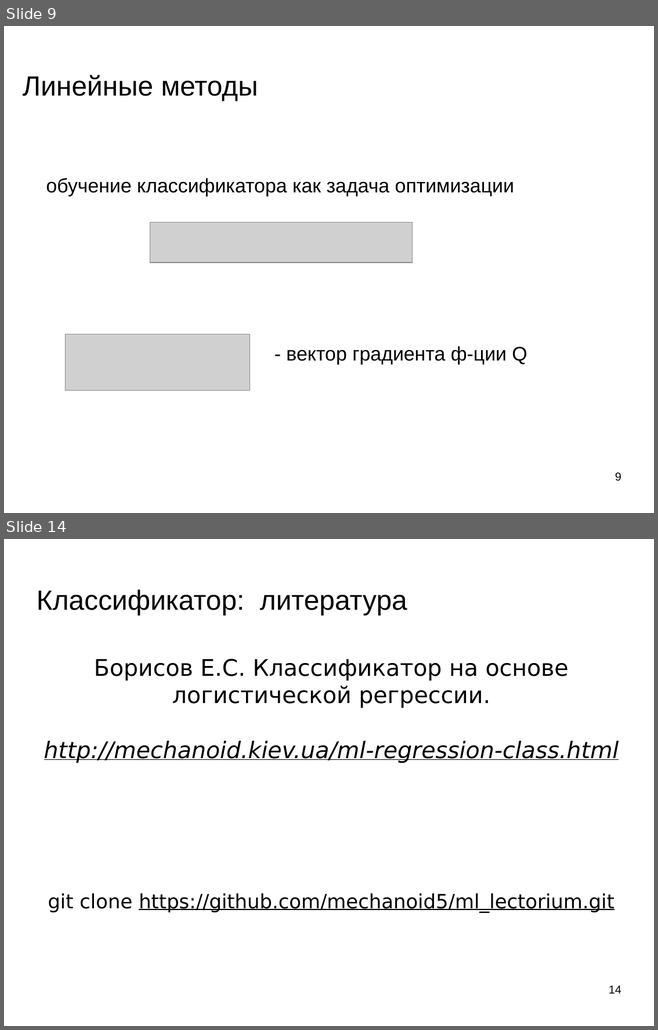
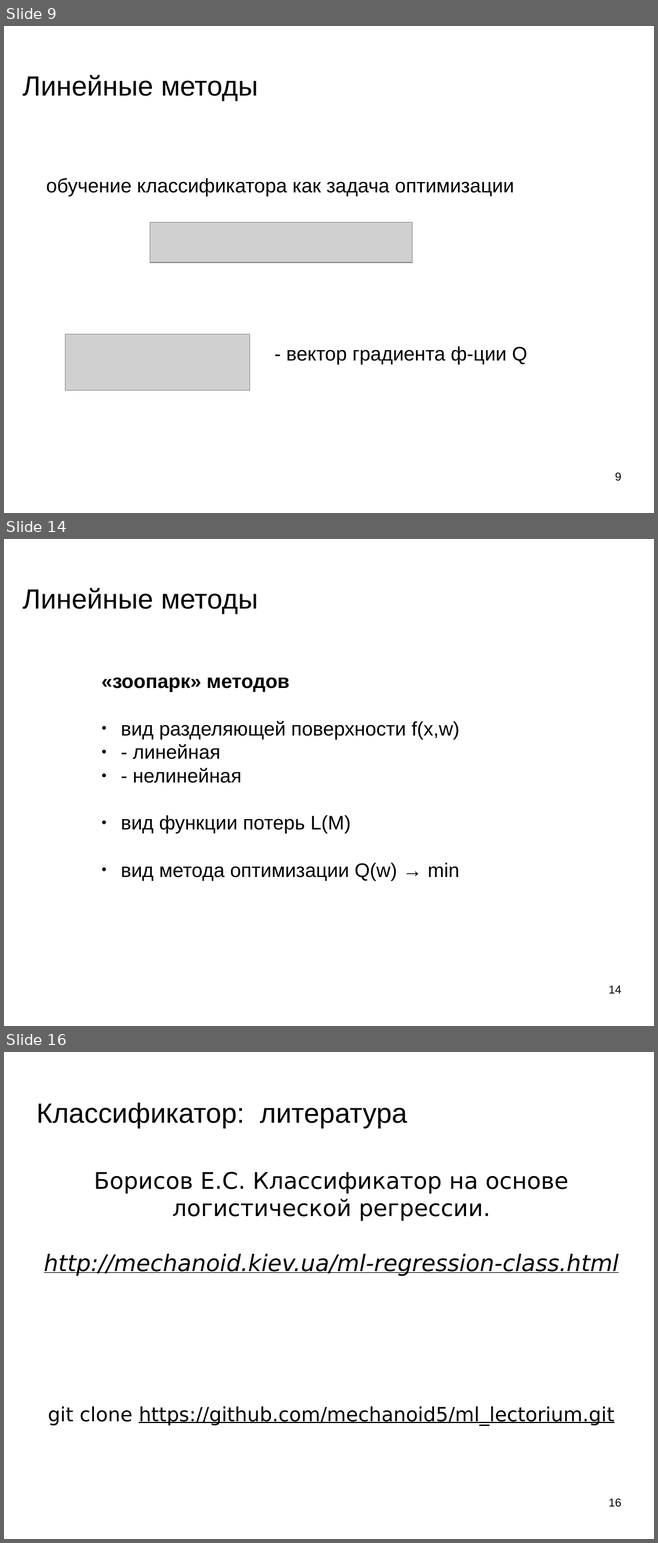
Before and after one commit to mechanoid5/ml_lectorium_legacy, a slide deck: 09-linear.odp. Shown one above the other, each under a label of ours: slides 9 and 14 before the commit, slides 9, 14 and 16 after it; the slides between them are not shown. The pictures are 658x1030 and 658x1543 pixels, drawn with LibreOffice and Linux fonts; fonts in the diff are those of the drawing; grey boxes stand for pictures; background and template pictures are left out. Boxes give left, top, right and bottom in pixels: in the first picture for what was removed or moved away, otherwise in the second. Text is boxed around its words. In the diff, an @@ line names an element or a change of style, - is before the commit and + after.

```diff
--- a/09-linear.odp
+++ b/09-linear.odp
@@ slide 14 added at bbox=[4, 539, 654, 1026], background picture (left out) @@
@@ title added at bbox=[23, 588, 258, 614], 33.9 pt, text #000000 @@
+Линейные методы
@@ text added at bbox=[101, 677, 459, 881], 24 pt, text #000000 @@
+«зоопарк» методов
+● вид разделяющей поверхности f(x,w)
+● - линейная
+● - нелинейная
+● вид функции потерь L(M)
+● вид метода оптимизации Q(w) → min
@@ page number added at bbox=[608, 986, 621, 994], 14 pt, text #000000 @@
+14
@@ what was slide 14 is now slide 16 @@
@@ page number at bbox=[608, 1499, 621, 1507]: text changed @@
-14
+16
```
Also in this commit, not shown: 4 slides changed, 1 other slide added.
